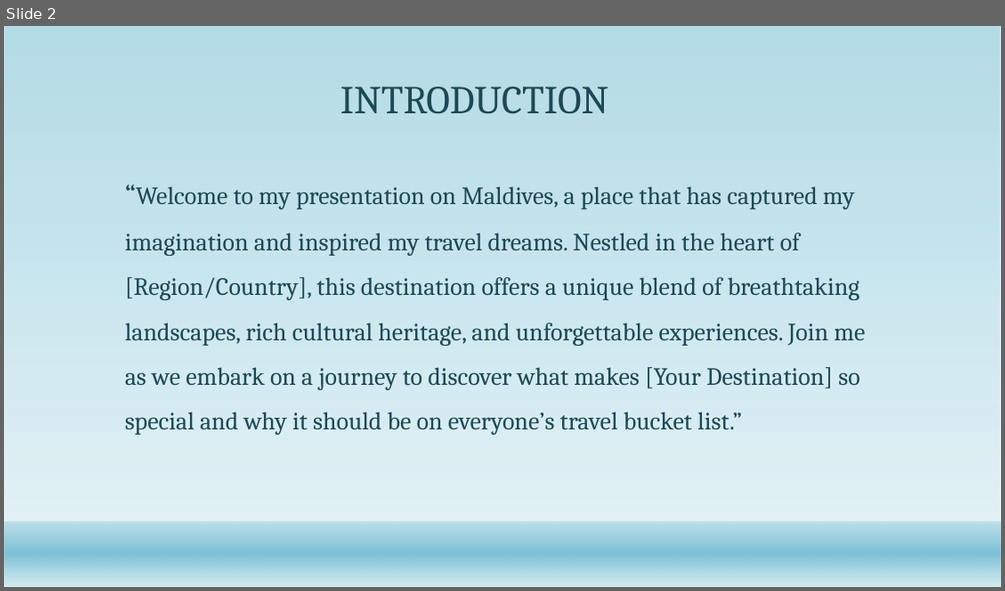
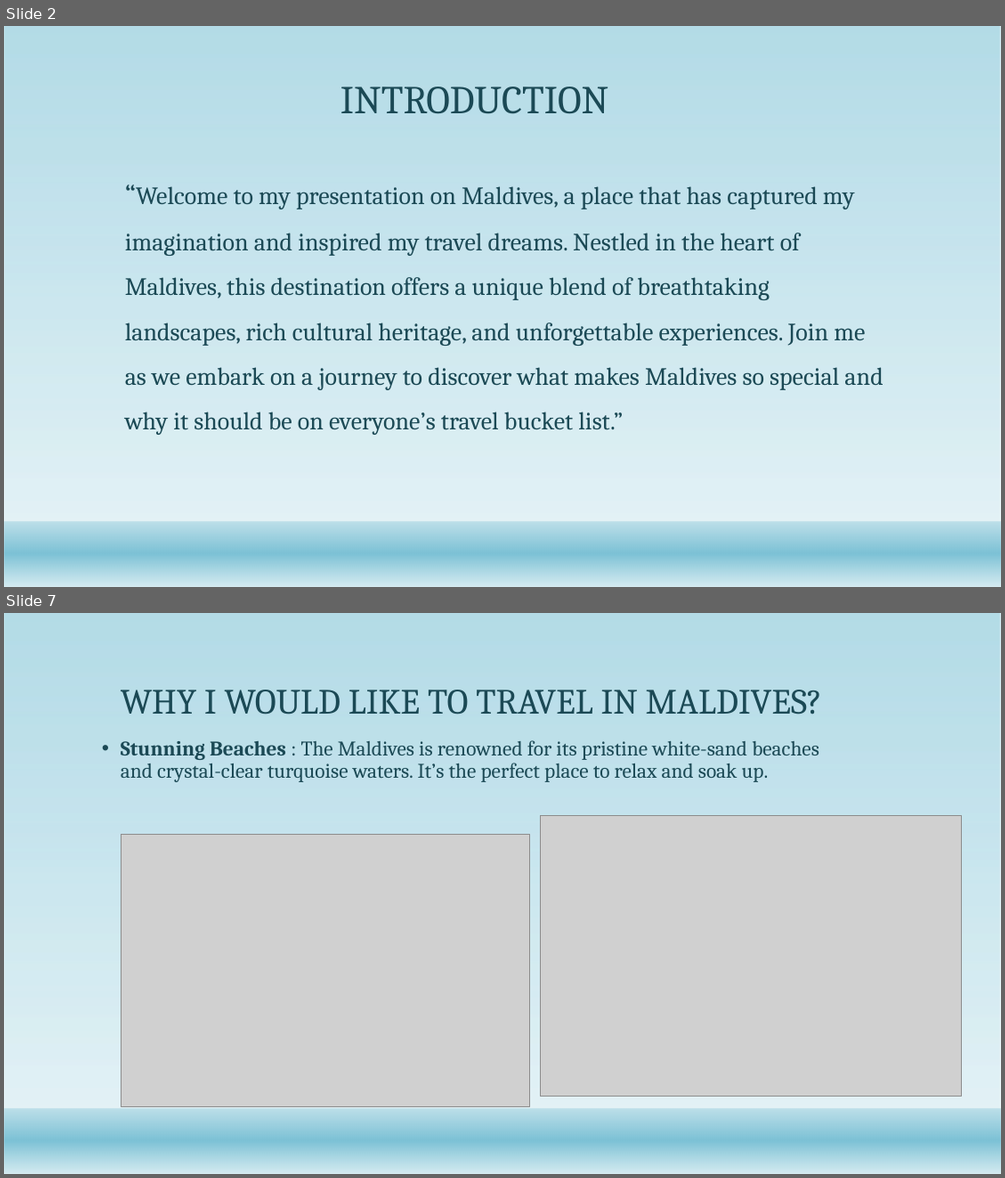
Before and after one commit to justinekyle123/My_ppt_FINAL_nani, a slide deck: Necesario.PPT.pptx. Shown one above the other, each under a label of ours: slide 2 before the commit, slides 2 and 7 after it; the slides between them are not shown. The pictures are 1005x591 and 1005x1178 pixels, drawn with LibreOffice and Linux fonts; fonts in the diff are those of the drawing; grey boxes stand for pictures; background and template pictures are left out. Boxes give left, top, right and bottom in pixels: in the first picture for what was removed or moved away, otherwise in the second. Text is boxed around its words. In the diff, an @@ line names an element or a change of style, - is before the commit and + after.

```diff
--- a/Necesario.PPT.pptx
+++ b/Necesario.PPT.pptx
@@ slide 7 added at (x1=4, y1=613, x2=1001, y2=1174), background #FFFFFF; not listed: 2 template elements that a slide beside it also shows @@
@@ title added at (x1=121, y1=690, x2=822, y2=714), 34.2 pt, text #1B4855 @@
+WHY I WOULD LIKE TO TRAVEL IN MALDIVES?
@@ text added at (x1=121, y1=740, x2=819, y2=782), 20 pt, text #1B4855 @@
+• Stunning Beaches : The Maldives is renowned for its pristine white-sand beaches and crystal-clear turquoise waters. It’s the perfect place to relax and soak up.
@@ picture added at (x1=540, y1=815, x2=961, y2=1095) @@
@@ picture added at (x1=121, y1=835, x2=530, y2=1107) @@
@@ slide 2 changed as well @@
@@ text at (x1=125, y1=186, x2=882, y2=435): text changed @@
-“Welcome to my presentation on Maldives, a place that has captured my imagination and inspired my travel dreams. Nestled in the heart of [Region/Country], this destination offers a unique blend of breathtaking landscapes, rich cultural heritage, and unforgettable experiences. Join me as we embark on a journey to discover what makes [Your Destination] so special and why it should be on everyone’s travel bucket list.”
+“Welcome to my presentation on Maldives, a place that has captured my imagination and inspired my travel dreams. Nestled in the heart of Maldives, this destination offers a unique blend of breathtaking landscapes, rich cultural heritage, and unforgettable experiences. Join me as we embark on a journey to discover what makes Maldives so special and why it should be on everyone’s travel bucket list.”
```
Also in this commit, not shown: 1 other slide changed, 6 other slides added, 9 slides removed.
